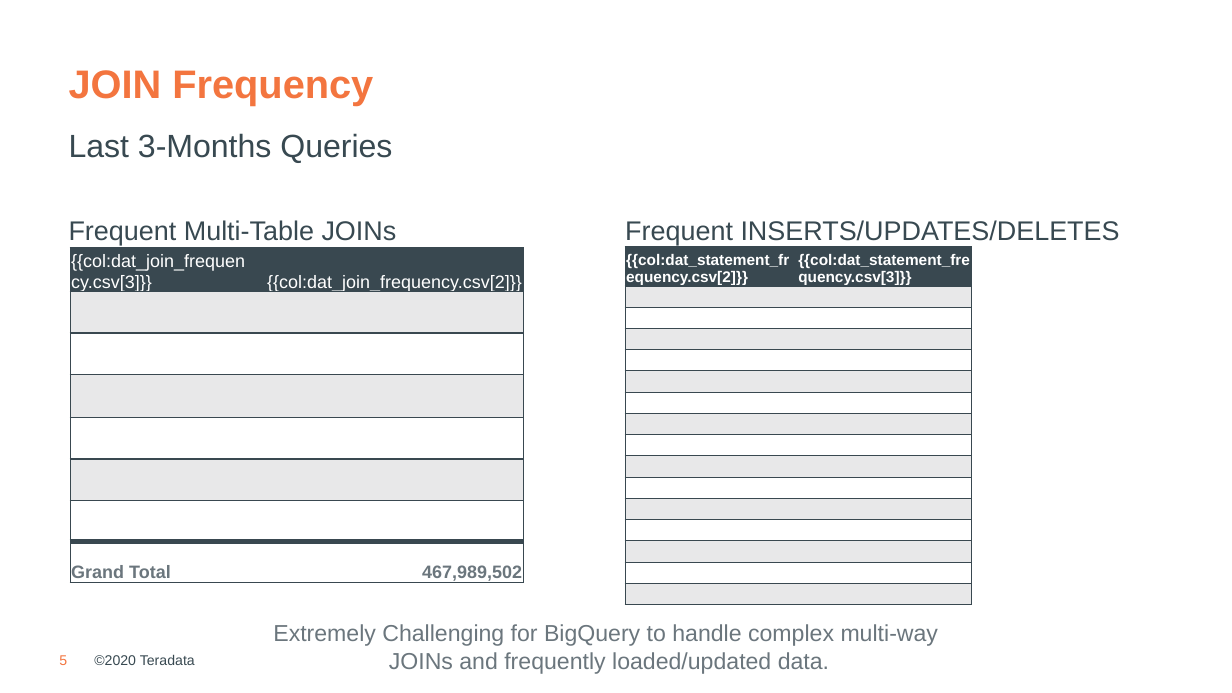
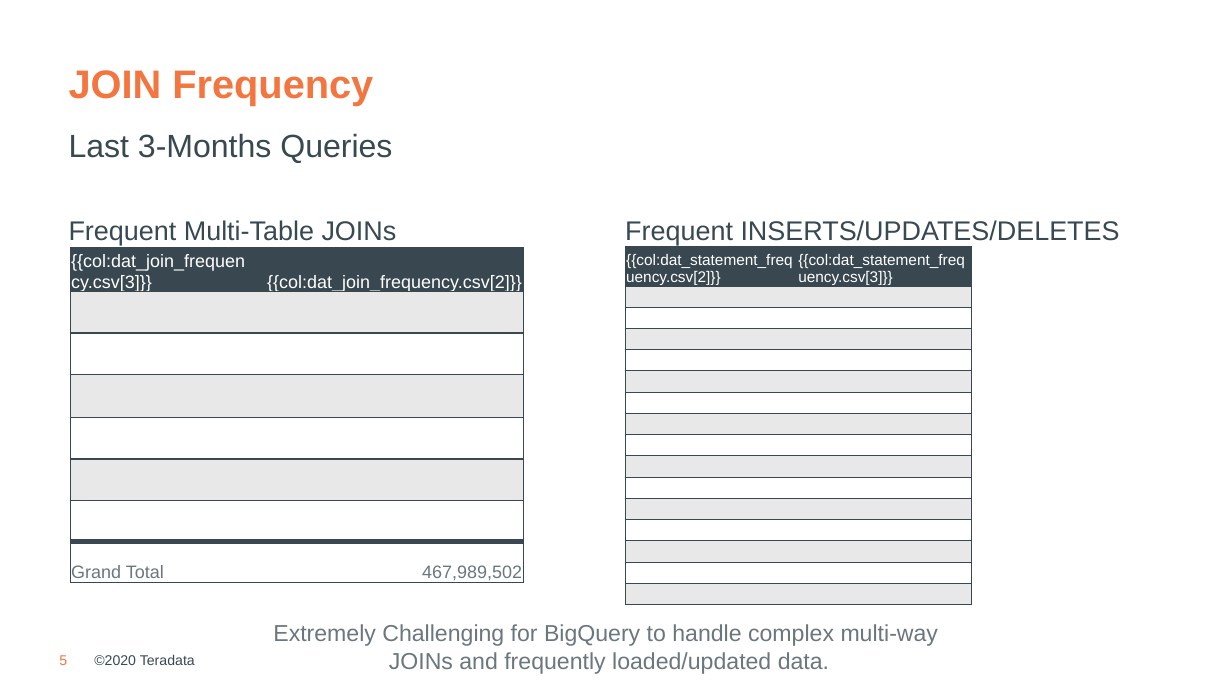
Before and after one commit to tdcoa/sql, a slide deck: slide 5 of filesets/workload_analytics/workload_characteristics.pptx. Drawn at 1232x693 pixels with LibreOffice and Linux fonts; fonts in the diff are those of the drawing; background and template pictures are left out. Boxes give left, top, right and bottom in pixels: in the first picture for what was removed or moved away, otherwise in the second. Text is boxed around its words. In the diff, an @@ line names an element or a change of style, - is before the commit and + after.

```diff
--- a/filesets/workload_analytics/workload_characteristics.pptx
+++ b/filesets/workload_analytics/workload_characteristics.pptx
@@ table at (x1=70, y1=248, x2=524, y2=584) @@
@@ bold off in "Grand Total", "467,989,502" @@
@@ table at (x1=626, y1=247, x2=971, y2=605) @@
@@ bold off @@
```
Also in this commit, not shown: 1 other slide changed, 2 other files.
